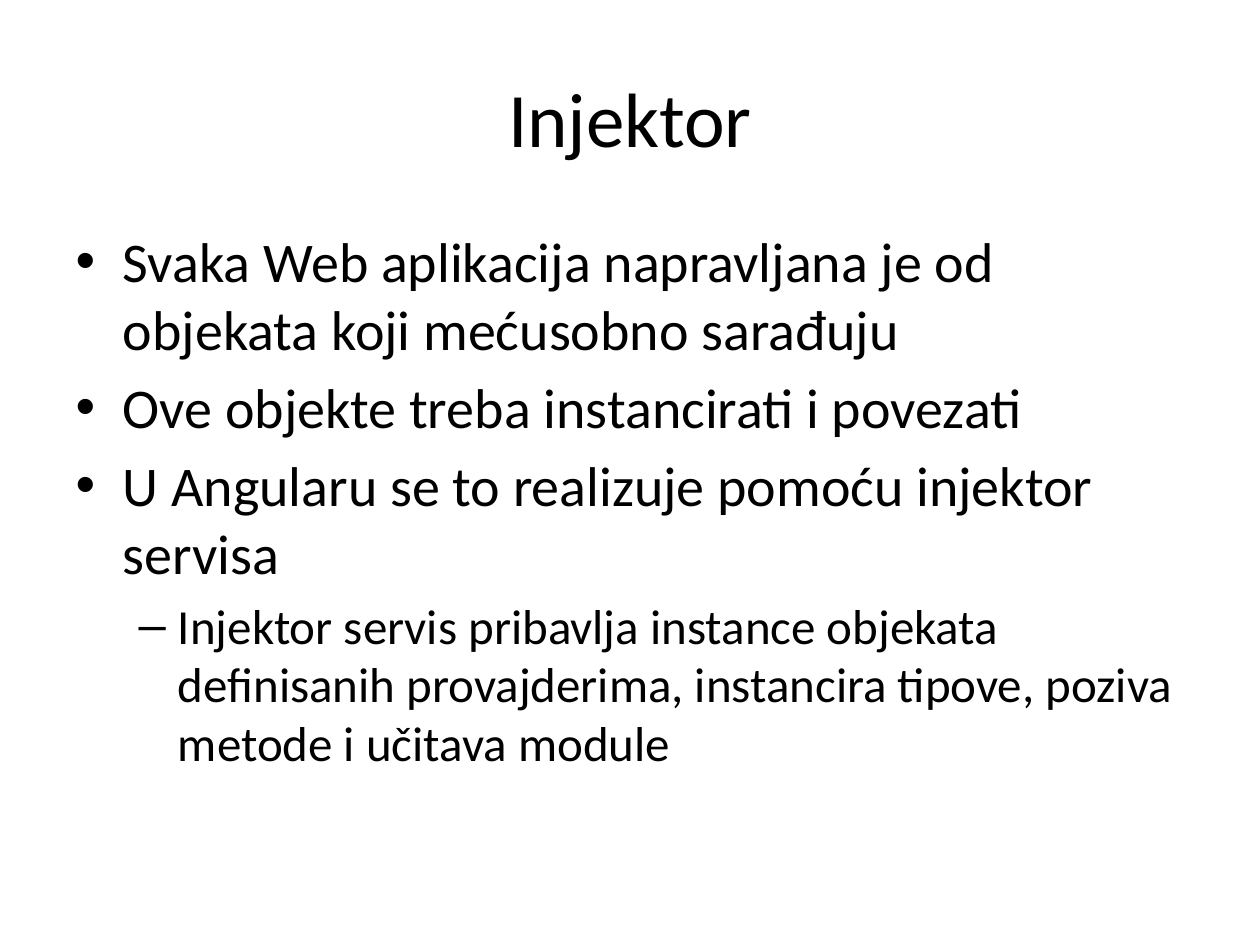
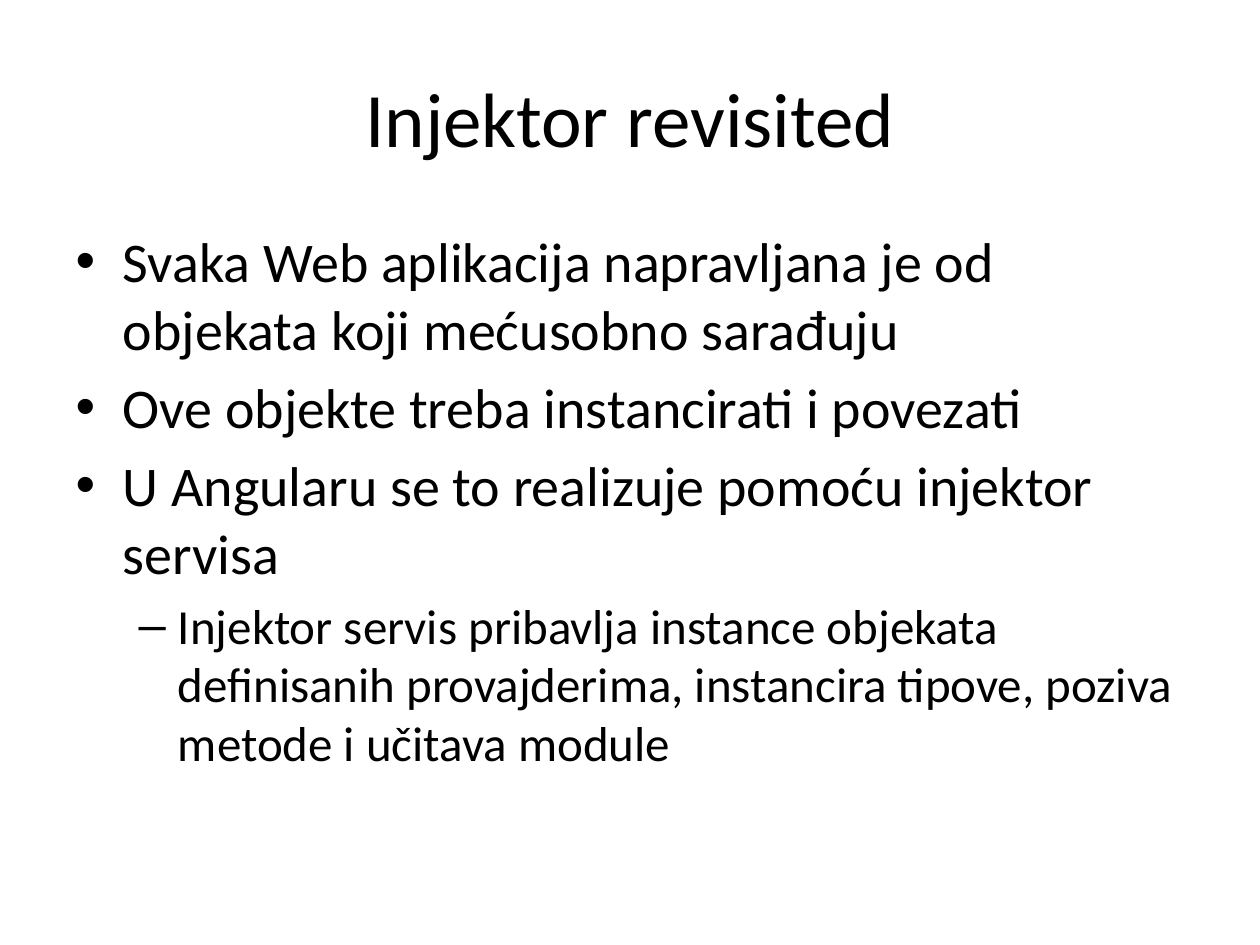
Before and after one commit to XWS2016/AngularJS, a slide deck: slide 16 of 05_Servisi/05 Servisi.pptx. Drawn at 1260x945 pixels with LibreOffice and Linux fonts; fonts in the diff are those of the drawing. Boxes give left, top, right and bottom in pixels: in the first picture for what was removed or moved away, otherwise in the second. Text is boxed around its words. In the diff, an @@ line names an element or a change of style, - is before the commit and + after.

```diff
--- a/05_Servisi/05 Servisi.pptx
+++ b/05_Servisi/05 Servisi.pptx
@@ title at bbox=[365, 93, 895, 161]: text changed @@
-Injektor
+Injektor revisited
```
Also in this commit, not shown: 8 other slides changed, 25 other files.
